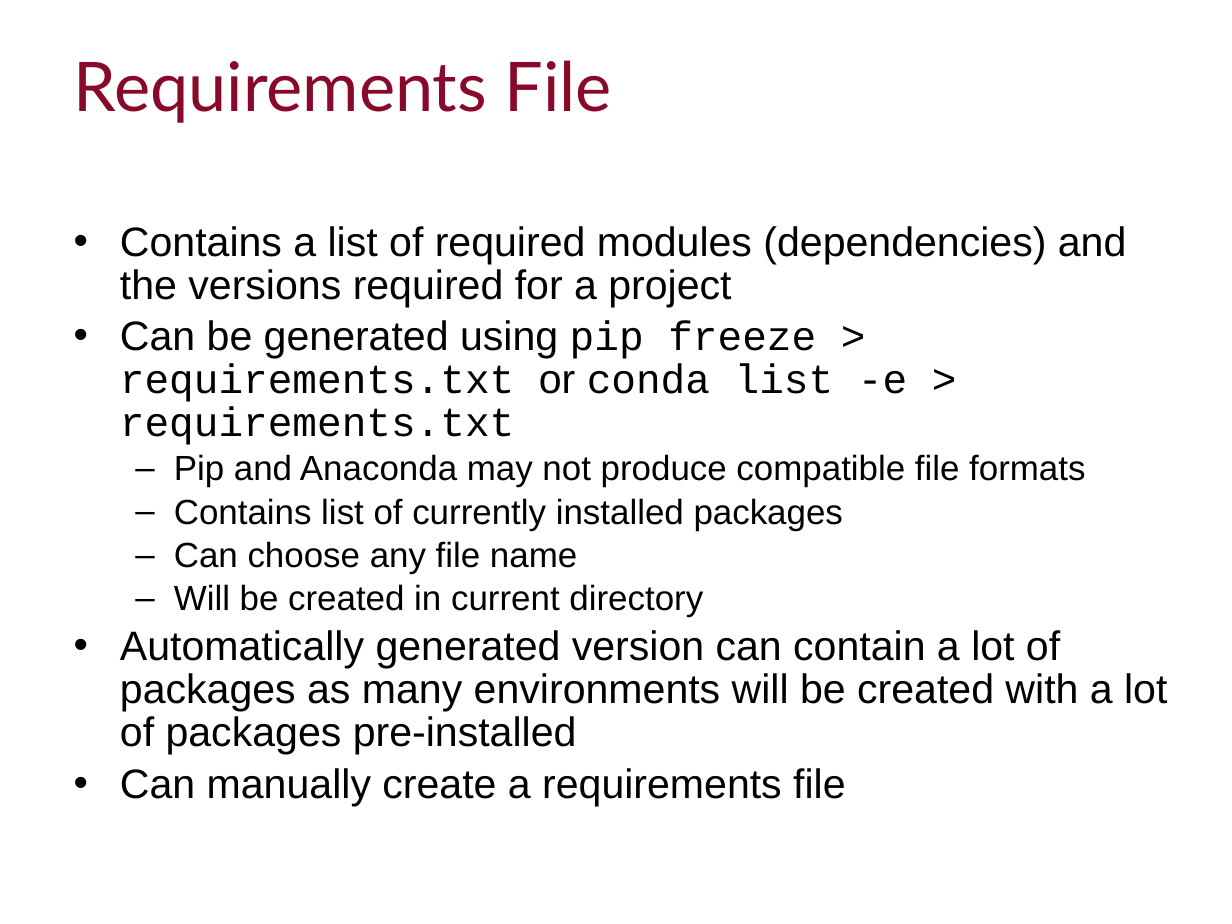
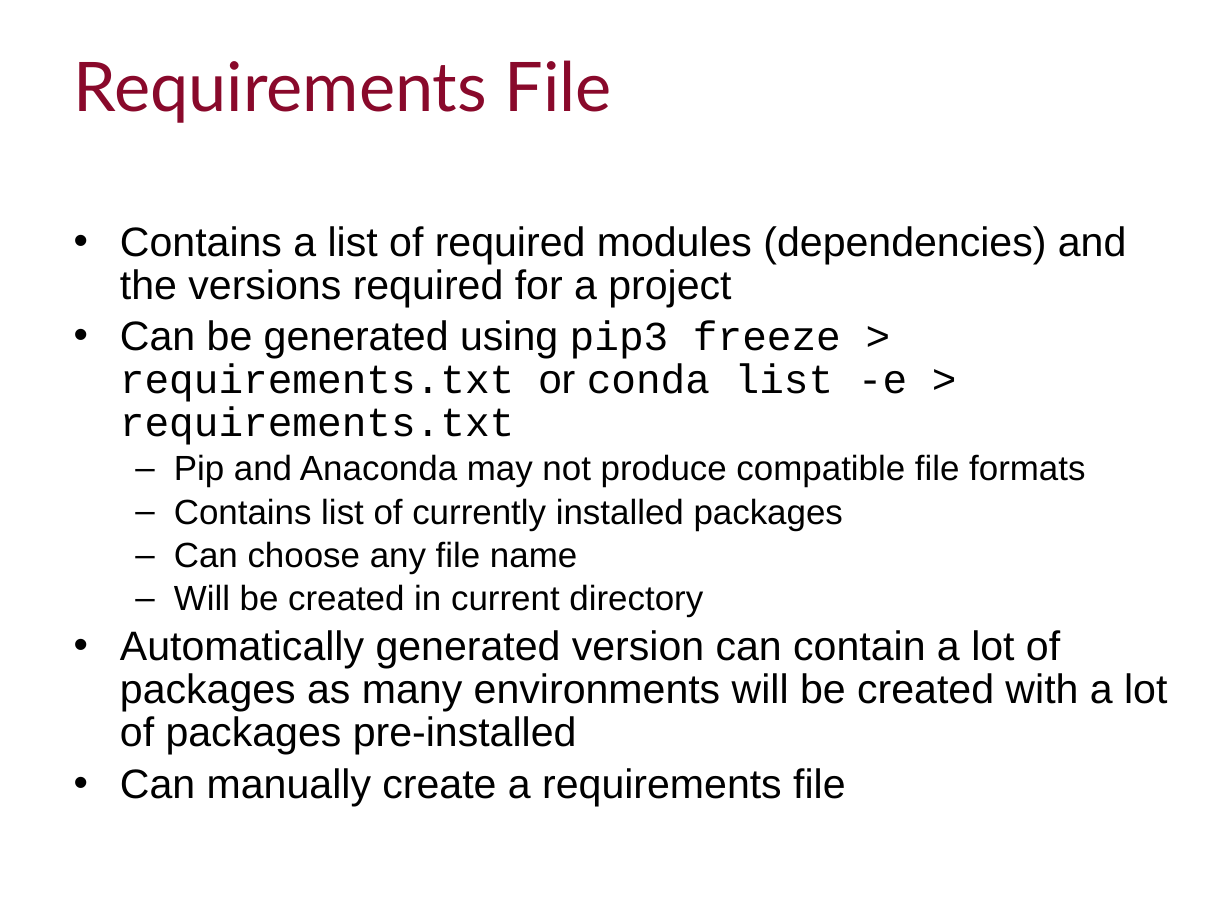
Before and after one commit to ImperialCollegeLondon/RCDS-managing-and-running-python-effectively, a slide deck: slide 16 of Managing and Running Python Effectively.pptx. Drawn at 1232x924 pixels with LibreOffice and Linux fonts; fonts in the diff are those of the drawing; background and template pictures are left out. Boxes give left, top, right and bottom in pixels: in the first picture for what was removed or moved away, otherwise in the second. Text is boxed around its words. In the diff, an @@ line names an element or a change of style, - is before the commit and + after.

```diff
--- a/Managing and Running Python Effectively.pptx
+++ b/Managing and Running Python Effectively.pptx
@@ text at [120,320,907,445]: text changed @@
-• Can be generated using pip freeze > requirements.txt or conda list -e > requirements.txt
+• Can be generated using pip3 freeze > requirements.txt or conda list -e > requirements.txt
```
Also in this commit, not shown: 6 other slides changed.
